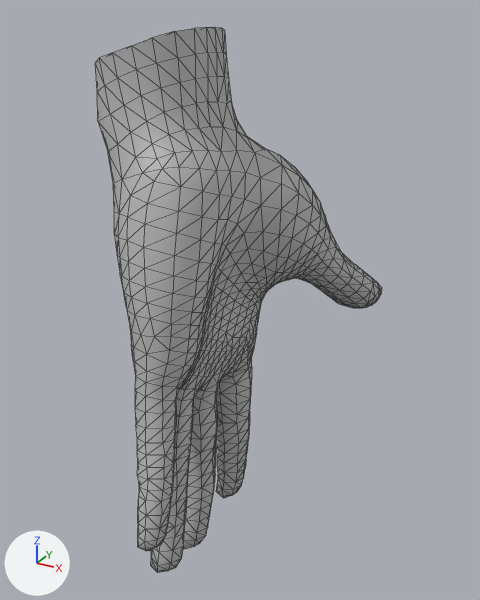
One commit to the glTF model nendo-quest/lib/profiles/generic-hand/left.glb: the scene before it, then after it.
Both versions are drawn from a camera (50 mm lens) standing at (0.099, -0.205, 0.084) and looking at (-0.019, 0.009, -0.023). The axes (+X, +Y, +Z) are drawn at lower left. The lights are the same throughout. The older version comes first. Mesh edges are drawn as thin lines.

The first picture shows 'l_handMeshNode'.
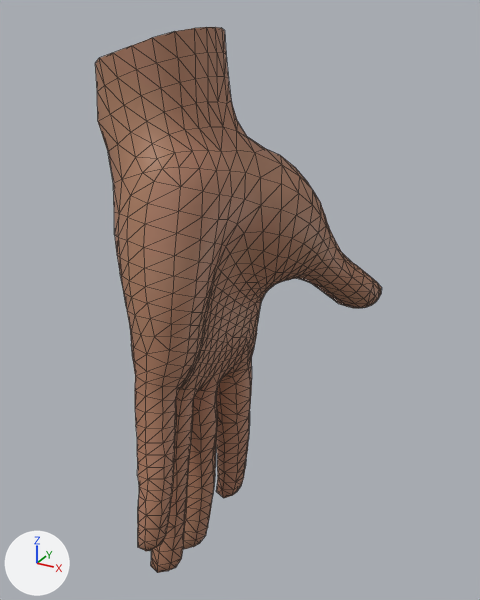
Pixel boxes (x1, y1, x2, y2) of what changed, in the pictures (480 x 600 px):
'l_handMeshNode', surface changed (grey to brown)
    both: (95, 27, 382, 573)

What the commit changed:
Picture 'Image_0' (img_image_0) is new.
In material 'Default_Material' (mat_default_material), base_color is no longer (0.5, 0.5, 0.5), grey #bcbcbc.
In material 'Default_Material' (mat_default_material), texture is now set to img_image_0.
